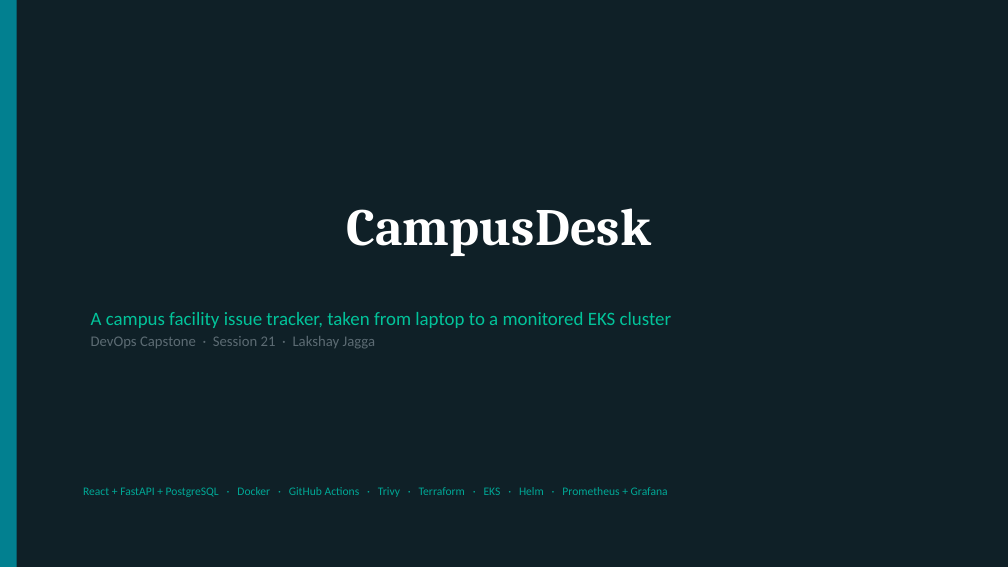
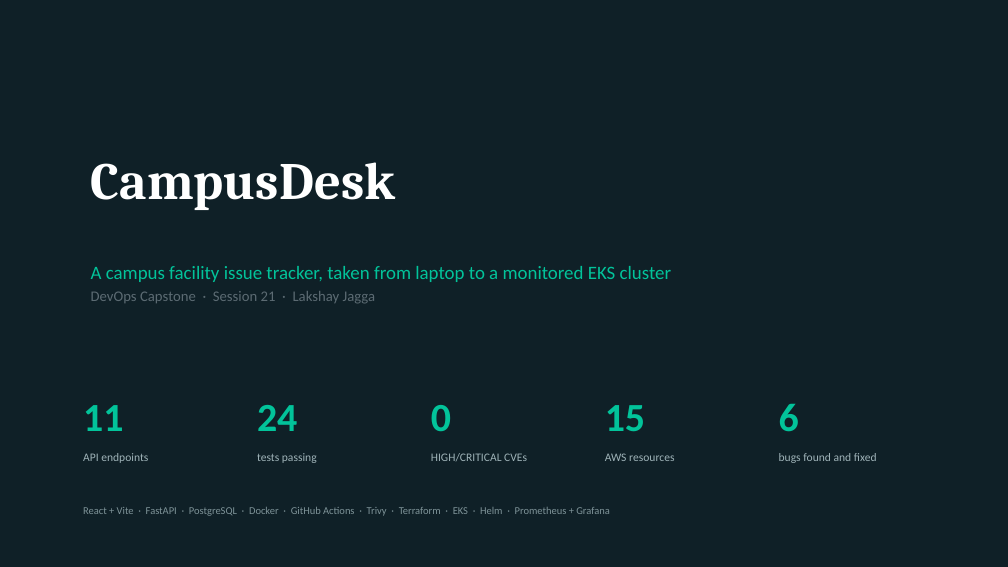
Before and after one commit to lakshay776/DevOpsAssignment, a slide deck: slide 1 of session21-devops-capstone-final/CampusDesk-Capstone.pptx. Drawn at 1008x567 pixels with LibreOffice and Linux fonts; fonts in the diff are those of the drawing. Boxes give left, top, right and bottom in pixels: in the first picture for what was removed or moved away, otherwise in the second. Text is boxed around its words. In the diff, an @@ line names an element or a change of style, - is before the commit and + after.

Commit message:
Redesign the weak slides in the capstone deck
Four problems, all of which made the deck read as generated rather than
written:

- A vertical accent stripe down the left edge of every dark slide. This
  is a well-known tell and carried no information. Removed.
- 'It actually ran on AWS' was a title and one sentence on an otherwise
  empty slide. Deleted; its point now sits as a subtitle on the
  Terraform slide where the evidence actually is.
- 'What was delivered' was ten identical grey boxes in a 2x5 grid, with
  no hierarchy and nothing to look at. Rebuilt as three headed columns -
  build the thing, ship it safely, run it in production - which is the
  shape the work actually took.
- The title and closing slides were mostly empty space. The title now
  carries a strip of real figures, and the closing slide carries the
  repository link and three takeaways.

Also left-aligned the titles on the dark layouts, which were centred
while every other element was left-aligned, and raised the contrast of
muted body text on the near-black background.

The deck was rendered and reviewed this time rather than only validated,
which is how these got through twice.

```diff
--- a/session21-devops-capstone-final/CampusDesk-Capstone.pptx
+++ b/session21-devops-capstone-final/CampusDesk-Capstone.pptx
@@ rectangle removed at (0,0,17,567) @@
@@ title "CampusDesk": place and size @@
-title "CampusDesk" at (347,208,652,256)
+title "CampusDesk" at (91,162,396,210)
@@ title "CampusDesk" at (91,162,396,210): alignment centre to left @@
@@ text "A campus facility issue tracker, ...": place and size @@
-text "A campus facility issue tracker, ..." at (91,312,672,348)
+text "A campus facility issue tracker, ..." at (91,266,672,303)
@@ text added at (83,405,123,431), 38 pt, text #02C39A, bold @@
+11
@@ text added at (257,405,297,431), 38 pt, text #02C39A, bold @@
+24
@@ text added at (431,405,451,431), 38 pt, text #02C39A, bold @@
+0
@@ text added at (605,405,645,432), 38 pt, text #02C39A, bold @@
+15
@@ text added at (779,404,799,432), 38 pt, text #02C39A, bold @@
+6
@@ text added at (83,453,148,463), 11 pt, text #9FB3B8 @@
+API endpoints
@@ text added at (257,453,317,463), 11 pt, text #9FB3B8 @@
+tests passing
@@ text added at (431,453,527,461), 11 pt, text #9FB3B8 @@
+HIGH/CRITICAL CVEs
@@ text added at (605,453,674,461), 11 pt, text #9FB3B8 @@
+AWS resources
@@ text added at (779,453,877,463), 11 pt, text #9FB3B8 @@
+bugs found and fixed
@@ text at (83,507,610,516): text changed; size 11 to 10 pt; text colour #00A896 to #7E9398 @@
-React + FastAPI + PostgreSQL · Docker · GitHub Actions · Trivy · Terraform · EKS · Helm · Prometheus + Grafana
+React + Vite · FastAPI · PostgreSQL · Docker · GitHub Actions · Trivy · Terraform · EKS · Helm · Prometheus + Grafana
```
Also in this commit, not shown: 1 other slide changed, 2 slides added, 3 slides removed.
